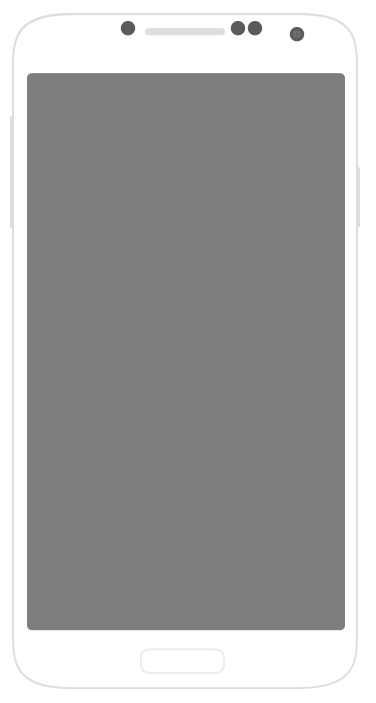
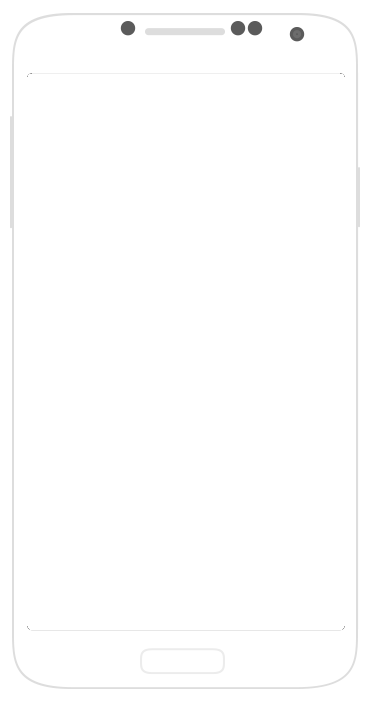
Layered file, before and after one edit (w=376, h=703). Changes by layer:
painted on "Phones" over [27,73,345,630]
